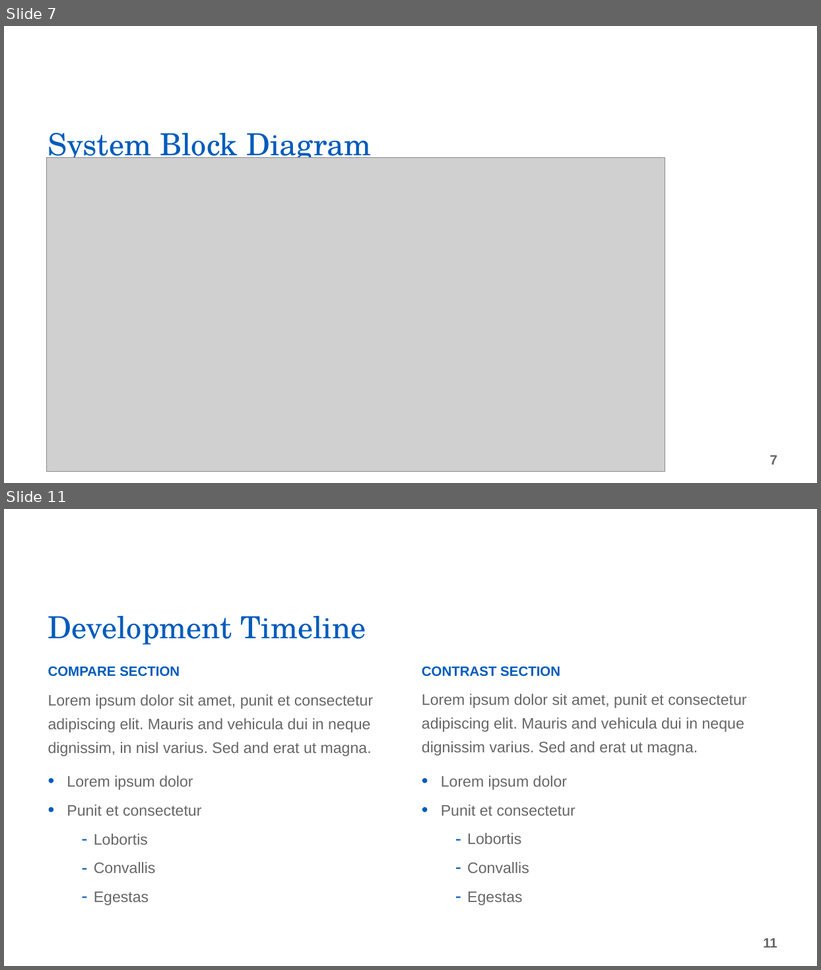
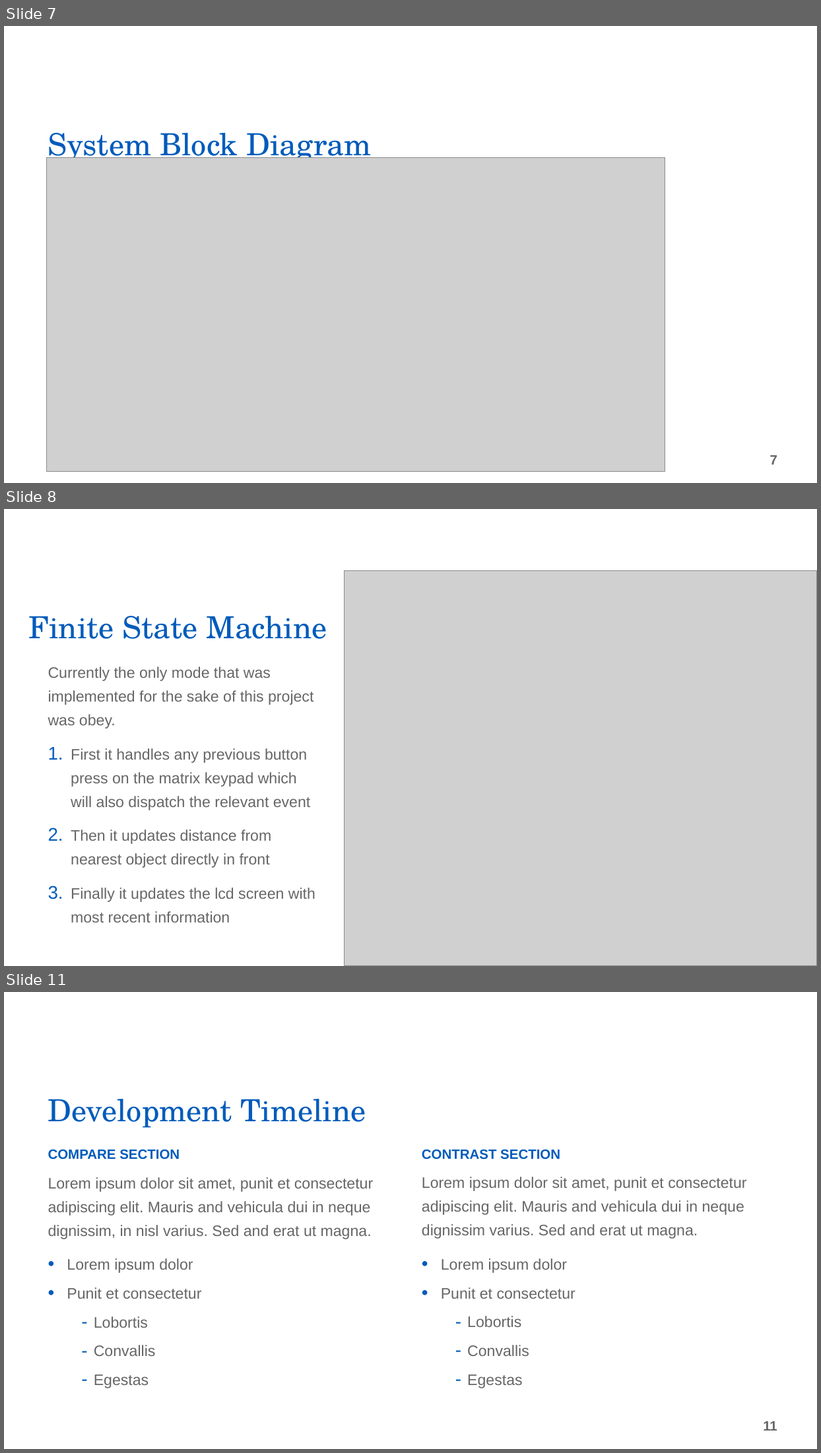
Before and after one commit to CPompey1/Xplore-Project, a slide deck: docs/Xplore Overview Presentation.pptx. Shown one above the other, each under a label of ours: slides 7 and 11 before the commit, slides 7, 8 and 11 after it; the slides between them are not shown. The pictures are 821x970 and 821x1453 pixels, drawn with LibreOffice and Linux fonts; fonts in the diff are those of the drawing; grey boxes stand for pictures; background and template pictures are left out. Boxes give left, top, right and bottom in pixels: in the first picture for what was removed or moved away, otherwise in the second. Text is boxed around its words. In the diff, an @@ line names an element or a change of style, - is before the commit and + after.

```diff
--- a/docs/Xplore Overview Presentation.pptx
+++ b/docs/Xplore Overview Presentation.pptx
@@ slide 8 added at [4, 509, 817, 966], background picture (left out) @@
@@ picture added at [345, 570, 817, 966] @@
@@ title added at [28, 616, 327, 639], 36 pt, text #005BBB @@
+Finite State Machine
@@ text added at [48, 667, 316, 923], 18 pt, text #666666 @@
+Currently the only mode that was implemented for the sake of this project was obey.
+1. First it handles any previous button press on the matrix keypad which will also dispatch the relevant event
+2. Then it updates distance from nearest object directly in front
+3. Finally it updates the lcd screen with most recent information
```
Also in this commit, not shown: 5 slides changed, 1 slide removed.
